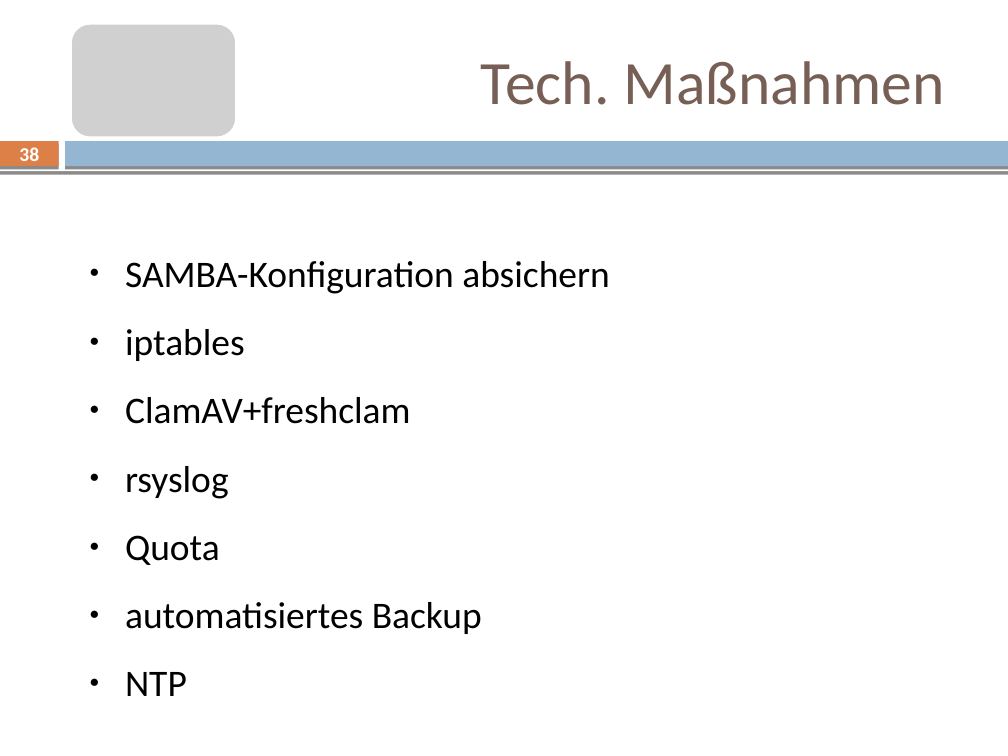
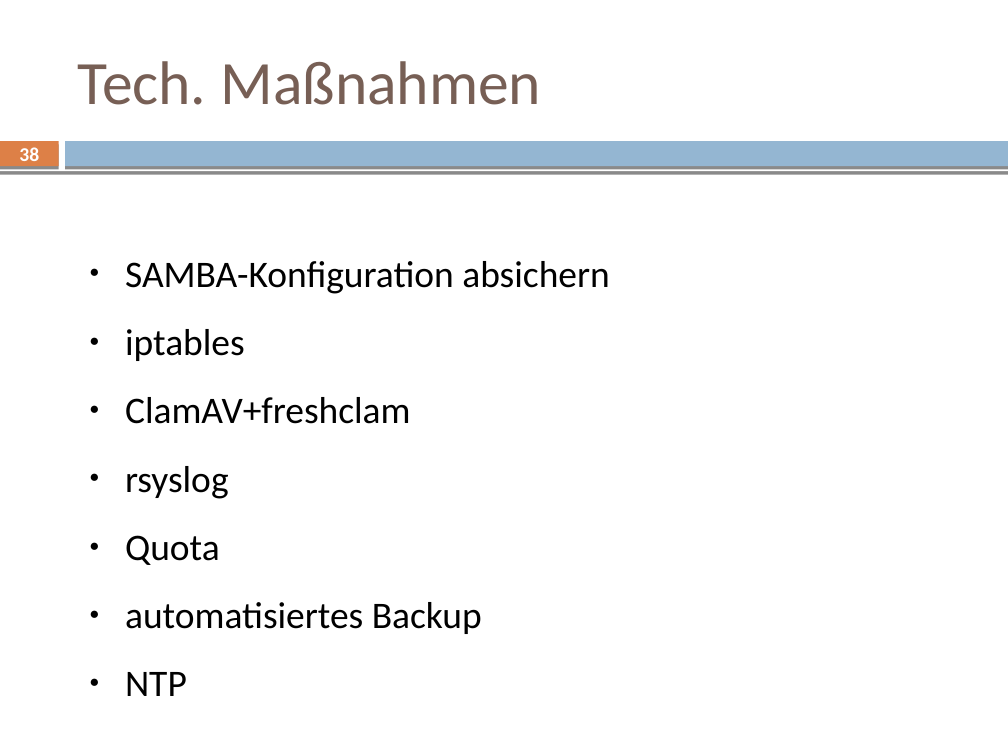
Before and after one commit to mvw/Wilddiebe10, a slide deck: slide 38 of keynote/keynote.odp. Drawn at 1008x756 pixels with LibreOffice and Linux fonts; fonts in the diff are those of the drawing; grey boxes stand for pictures. Boxes give left, top, right and bottom in pixels: in the first picture for what was removed or moved away, otherwise in the second. Text is boxed around its words. In the diff, an @@ line names an element or a change of style, - is before the commit and + after.

```diff
--- a/keynote/keynote.odp
+++ b/keynote/keynote.odp
@@ title "Tech. Maßnahmen": place and size @@
-title "Tech. Maßnahmen" at <box>481,61,945,105</box>
+title "Tech. Maßnahmen" at <box>77,61,541,105</box>
@@ picture removed at <box>71,23,236,137</box> @@
```
Also in this commit, not shown: 4 other slides changed.
